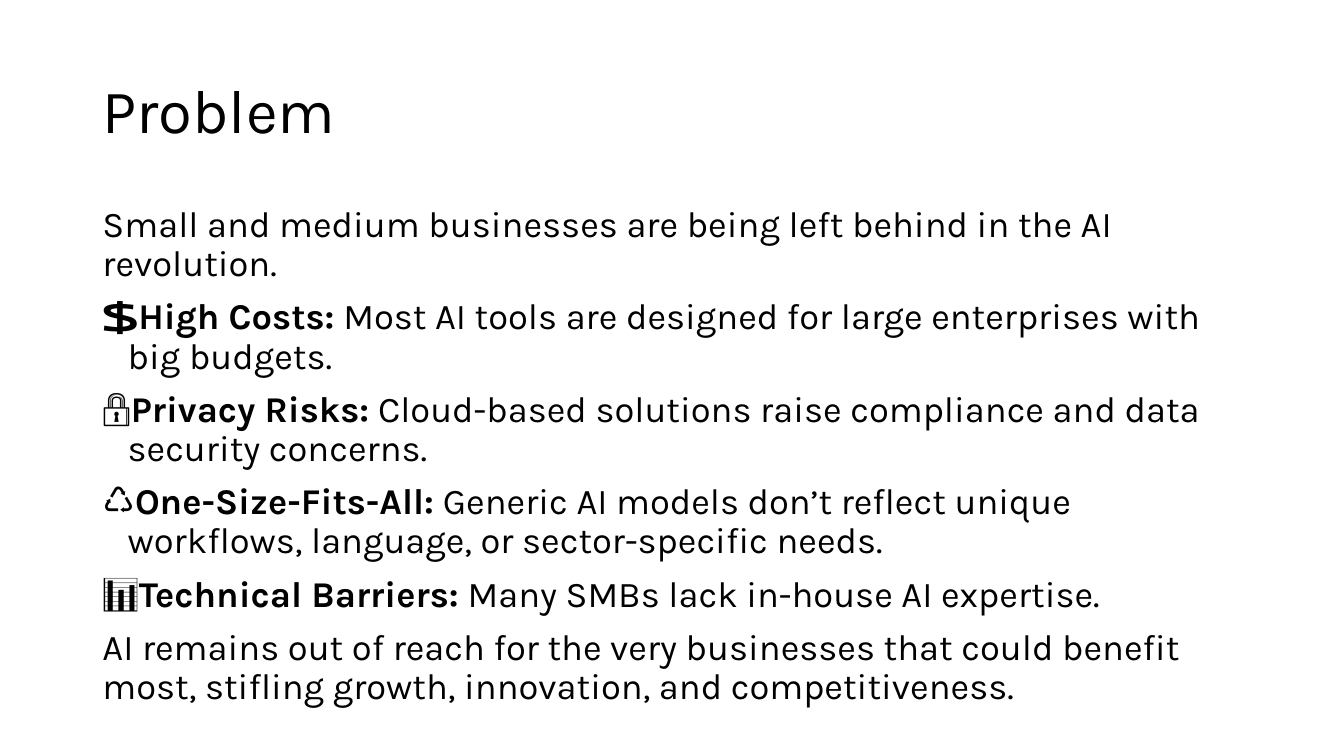
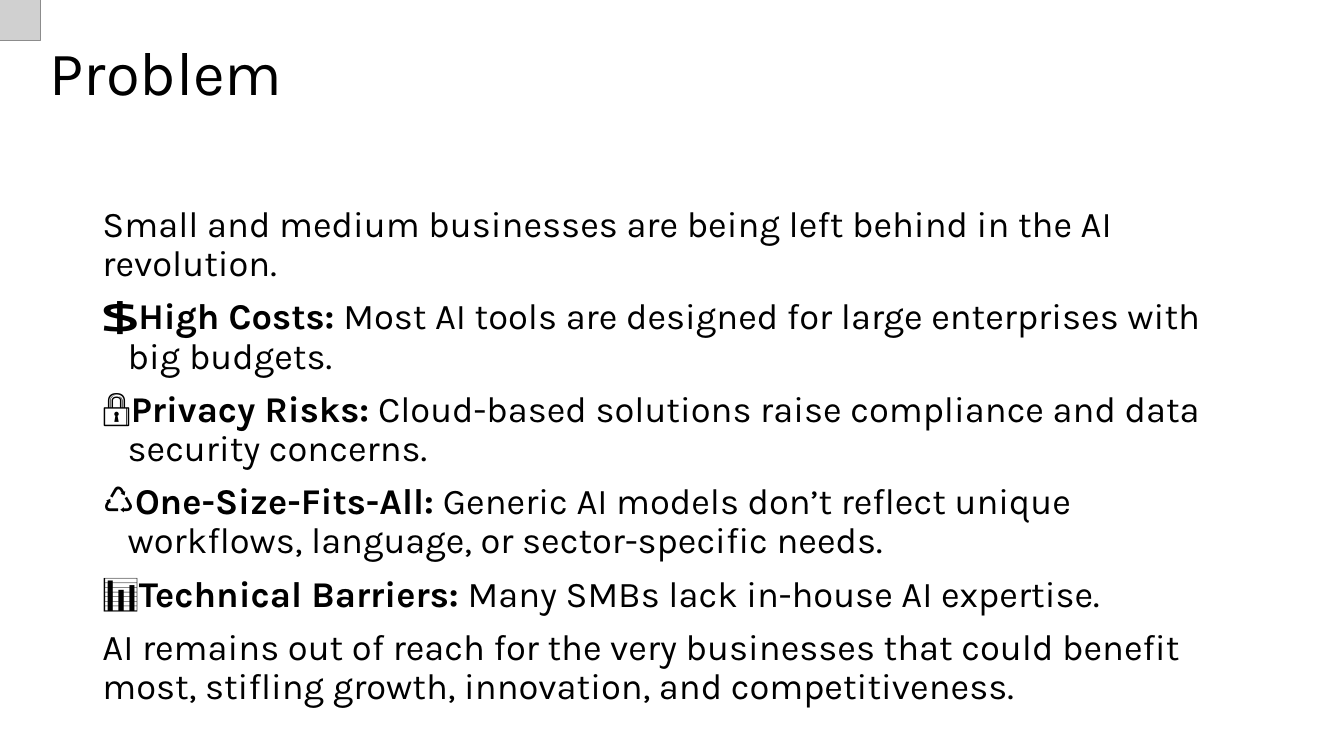
Before and after one commit to GitFarhanS/aib-App, a slide deck: slide 2 of src/assets/deck/Corexa Pitch Deck.pptx. Drawn at 1344x756 pixels with LibreOffice and Linux fonts; fonts in the diff are those of the drawing; grey boxes stand for pictures. Boxes give left, top, right and bottom in pixels: in the first picture for what was removed or moved away, otherwise in the second. Text is boxed around its words. In the diff, an @@ line names an element or a change of style, - is before the commit and + after.

```diff
--- a/src/assets/deck/Corexa Pitch Deck.pptx
+++ b/src/assets/deck/Corexa Pitch Deck.pptx
@@ picture added at (0,0,40,40) @@
@@ title "Problem": place and size @@
-title "Problem" at (102,91,335,134)
+title "Problem" at (50,53,283,96)
```
Also in this commit, not shown: 8 other slides changed, 1 other file.
